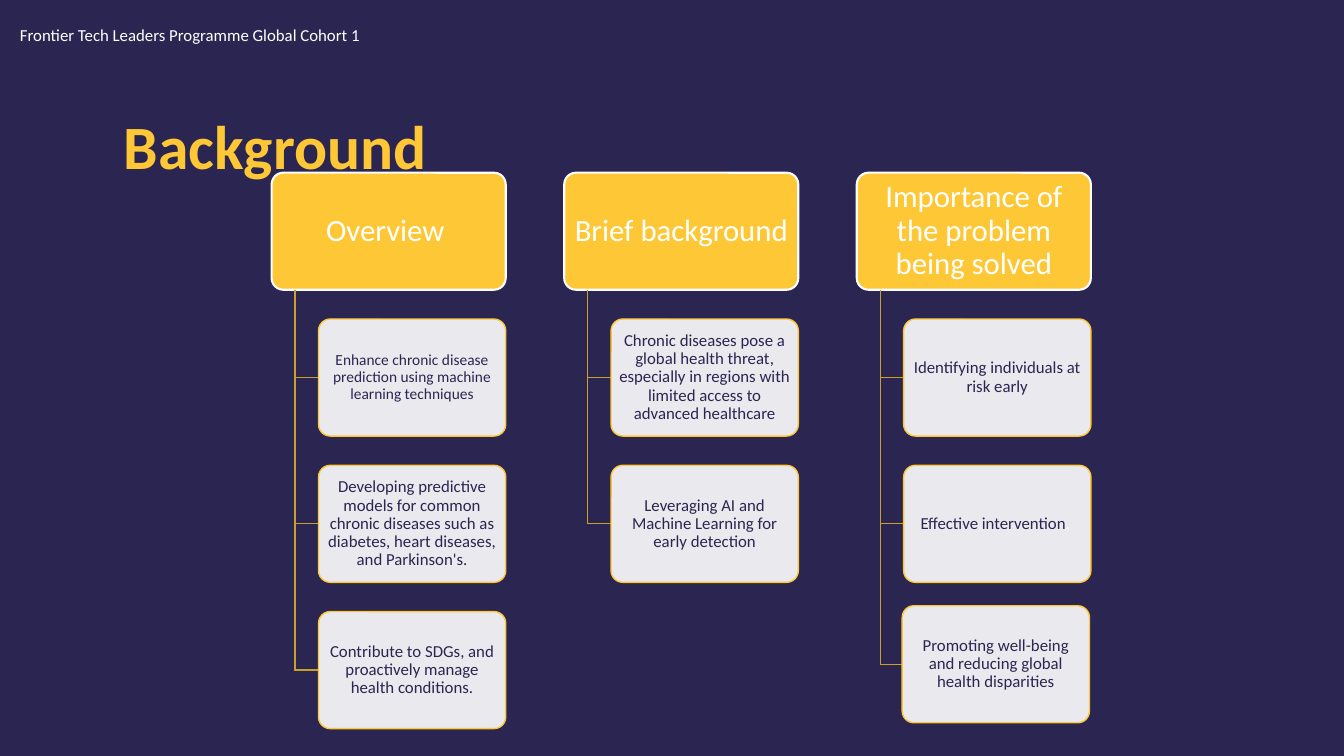
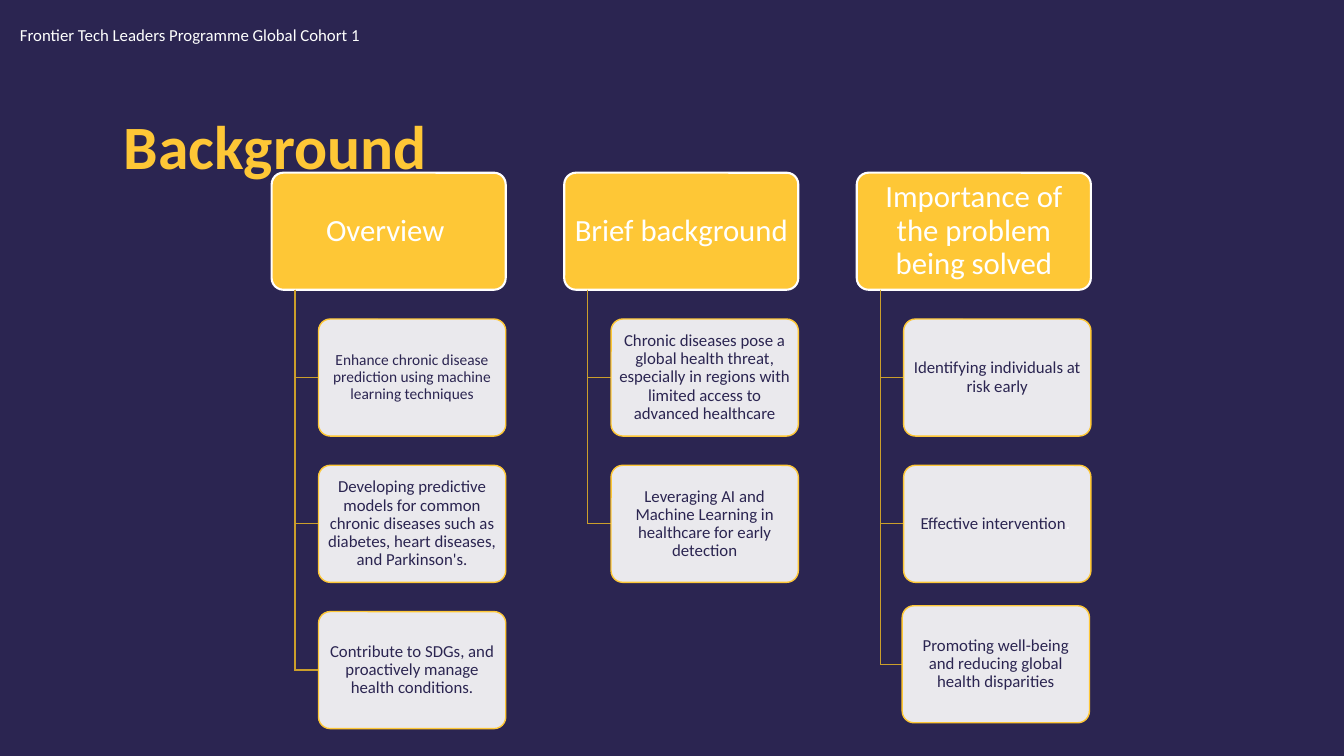
Before and after one commit to edasaruhan/Assingment_ML_kili66, a slide deck: slide 4 of MariamKili_Draft_Presentation.pptx. Drawn at 1344x756 pixels with LibreOffice and Linux fonts; fonts in the diff are those of the drawing; background and template pictures are left out. Boxes give left, top, right and bottom in pixels: in the first picture for what was removed or moved away, otherwise in the second. Text is boxed around its words. In the diff, an @@ line names an element or a change of style, - is before the commit and + after.

```diff
--- a/MariamKili_Draft_Presentation.pptx
+++ b/MariamKili_Draft_Presentation.pptx
@@ text at (636,490,774,556): text changed @@
-Leveraging AI and Machine Learning for early detection
+Leveraging AI and Machine Learning in healthcare for early detection
```
Also in this commit, not shown: 4 other slides changed.
